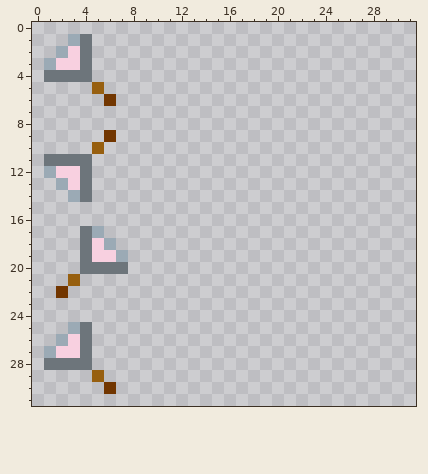
One commit to this pixel-art sprite: data/sprites/entities/dandelion_seed.png. That is the earlier state.
The file is 32x32 pixels.
New version:
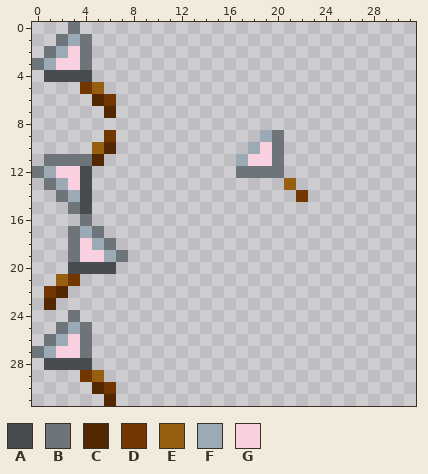
Palette (. is transparent): A #474c50  B #6d757b  C #522802  D #723600  E #975f0f  F #9baab5  G #f8d0e0
Change:
@@ x 0..31 @@
- 0 ................................
- 1 ...FB...........................
- 2 ..FGB...........................
- 3 .FGGB...........................
- 4 .BBBB...........................
- 5 .....E..........................
- 6 ......D.........................
- 7 ................................
+ 0 ...B............................
+ 1 ..BFB...........................
+ 2 .BFGB...........................
+ 3 BFGGB...........................
+ 4 .AAAA...........................
+ 5 ....DE..........................
+ 6 .....CD.........................
+ 7 ......C.........................
  8 ................................
- 9 ......D.........................
-10 .....E..........................
-11 .BBBB...........................
-12 .FGGB...........................
-13 ..FGB...........................
-14 ...FB...........................
-15 ................................
-16 ................................
-17 ....BF..........................
-18 ....BGF.........................
-19 ....BGGF........................
-20 ....BBBB........................
-21 ...E............................
-22 ..D.............................
-23 ................................
-24 ................................
-25 ...FB...........................
-26 ..FGB...........................
-27 .FGGB...........................
-28 .BBBB...........................
-29 .....E..........................
-30 ......D.........................
-31 ................................
+ 9 ......D............FB...........
+10 .....EC...........FGB...........
+11 .BBBBC...........FGGB...........
+12 BFGGA............BBBB...........
+13 .BFGA................E..........
+14 ..BFA.................D.........
+15 ...BA...........................
+16 ....B...........................
+17 ...BFB..........................
+18 ...BGFB.........................
+19 ...BGGFB........................
+20 ...AAAA.........................
+21 ..ED............................
+22 .DC.............................
+23 .C..............................
+24 ...B............................
+25 ..BFB...........................
+26 .BFGB...........................
+27 BFGGB...........................
+28 .AAAA...........................
+29 ....DE..........................
+30 .....CD.........................
+31 ......C.........................
Changed places in both pictures, as pixel boxes (x1, y1, x2, y2):
changed: (32, 22, 128, 406)
added: (236, 130, 308, 202)
